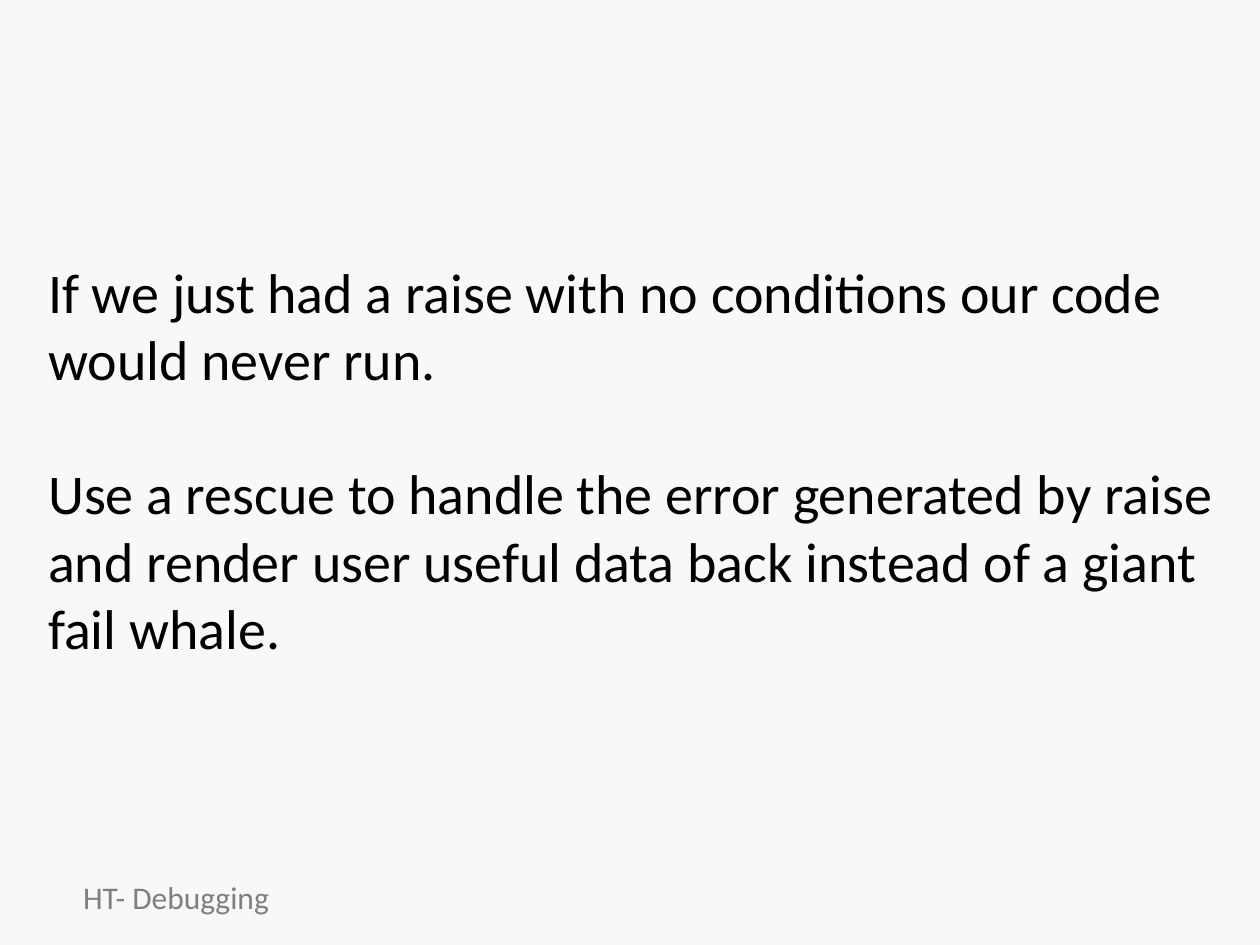
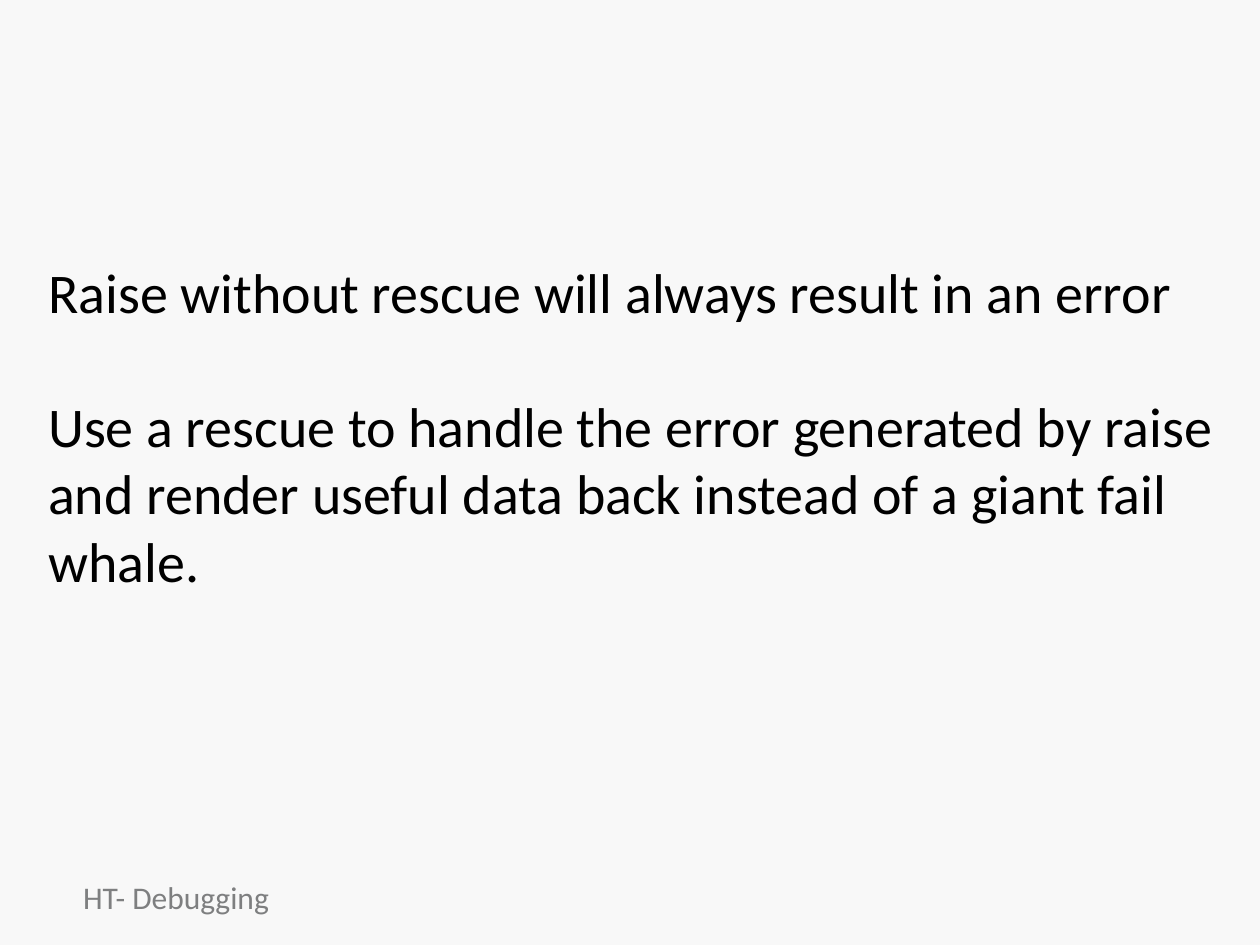
Before and after one commit to jumpcheng/debugging_notes, a slide deck: slide 26 of HT-debugging-basics.pptx (slide 22 before the commit). Drawn at 1260x945 pixels with LibreOffice and Linux fonts; fonts in the diff are those of the drawing; background and template pictures are left out. Boxes give left, top, right and bottom in pixels: in the first picture for what was removed or moved away, otherwise in the second. Text is boxed around its words. In the diff, an @@ line names an element or a change of style, - is before the commit and + after.

```diff
--- a/HT-debugging-basics.pptx
+++ b/HT-debugging-basics.pptx
@@ text at [48,274,1212,583]: text changed @@
-If we just had a raise with no conditions our code would never run.
-Use a rescue to handle the error generated by raise and render user useful data back instead of a giant fail whale.
+Raise without rescue will always result in an error
+Use a rescue to handle the error generated by raise and render useful data back instead of a giant fail whale.
```
Also in this commit, not shown: 8 other slides changed, 4 slides added, 2 other files.
